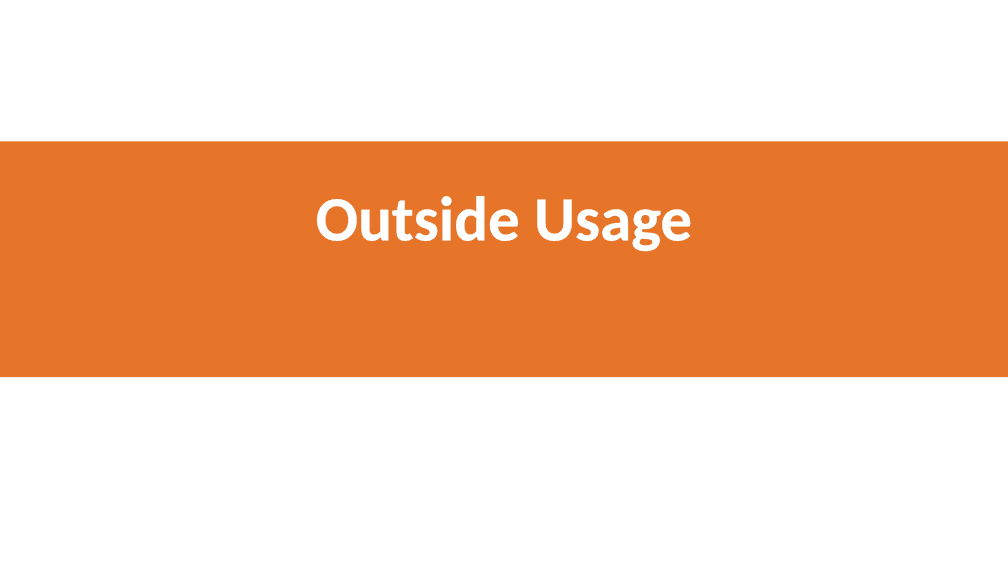
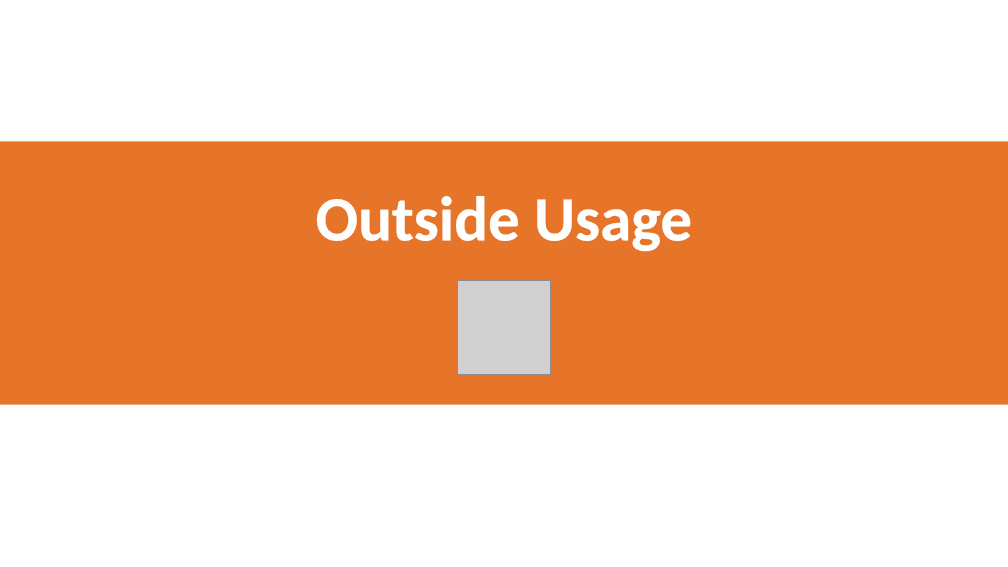
Before and after one commit to LionWeb-io/specification, a slide deck: slide 6 of resources/LangDev 2024 Talk-jos.pptx. Drawn at 1008x567 pixels with LibreOffice and Linux fonts; fonts in the diff are those of the drawing; grey boxes stand for pictures; background and template pictures are left out. Boxes give left, top, right and bottom in pixels: in the first picture for what was removed or moved away, otherwise in the second. Text is boxed around its words. In the diff, an @@ line names an element or a change of style, - is before the commit and + after.

Commit message:
Layout improved, more text

```diff
--- a/resources/LangDev 2024 Talk-jos.pptx
+++ b/resources/LangDev 2024 Talk-jos.pptx
@@ title "Outside Usage": place and size @@
-title "Outside Usage" at [0, 141, 1008, 377]
+title "Outside Usage" at [0, 141, 1008, 405]
@@ picture added at [457, 281, 551, 374] @@
```
Also in this commit, not shown: 14 other slides changed, 7 slides added, 8 slides removed.
